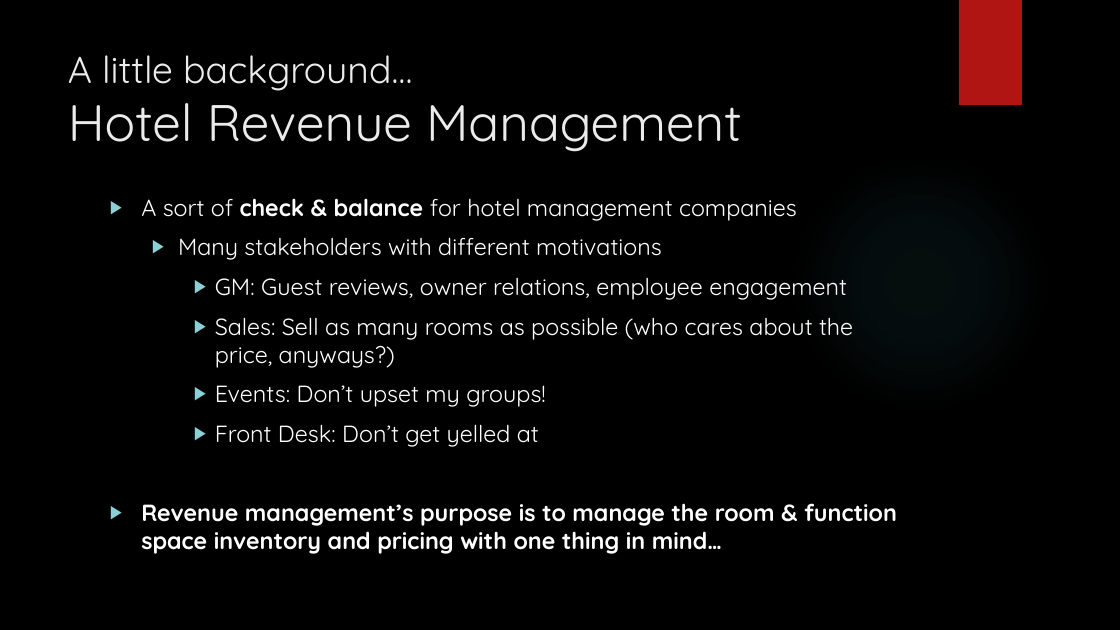
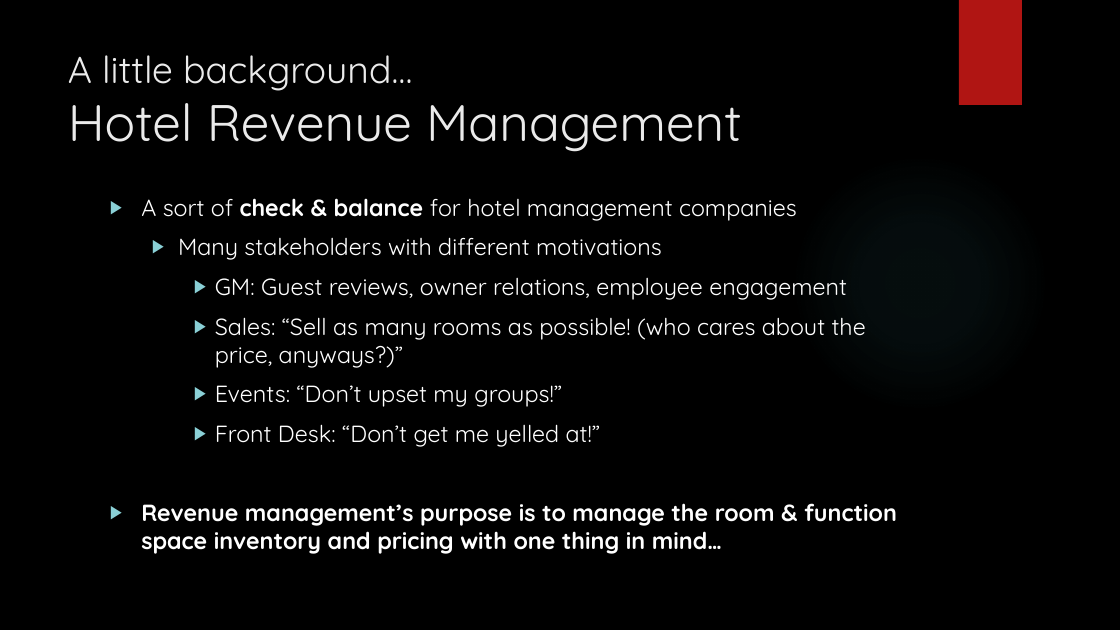
Before and after one commit to edubu2/hotel-revman-system, a slide deck: slide 4 of slides.pptx. Drawn at 1120x630 pixels with LibreOffice and Linux fonts; fonts in the diff are those of the drawing; background and template pictures are left out. Boxes give left, top, right and bottom in pixels: in the first picture for what was removed or moved away, otherwise in the second. Text is boxed around its words. In the diff, an @@ line names an element or a change of style, - is before the commit and + after.

```diff
--- a/slides.pptx
+++ b/slides.pptx
@@ text at (215,317,866,447): text changed @@
-    ▶ Sales: Sell as many rooms as possible (who cares about the price, anyways?)
-    ▶ Events: Don’t upset my groups!
-    ▶ Front Desk: Don’t get yelled at
+    ▶ Sales: “Sell as many rooms as possible! (who cares about the price, anyways?)”
+    ▶ Events: “Don’t upset my groups!”
+    ▶ Front Desk: “Don’t get me yelled at!”
```
Also in this commit, not shown: 1 other slide changed.
